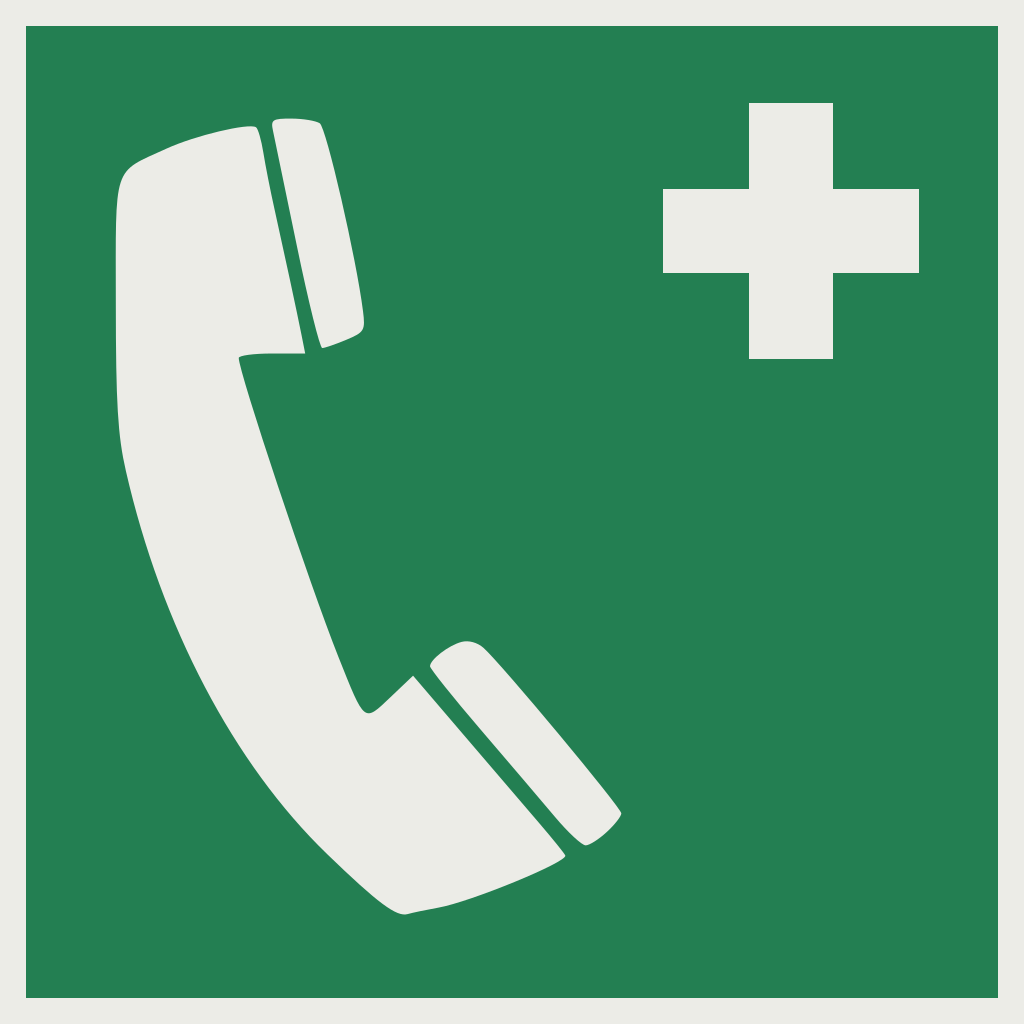
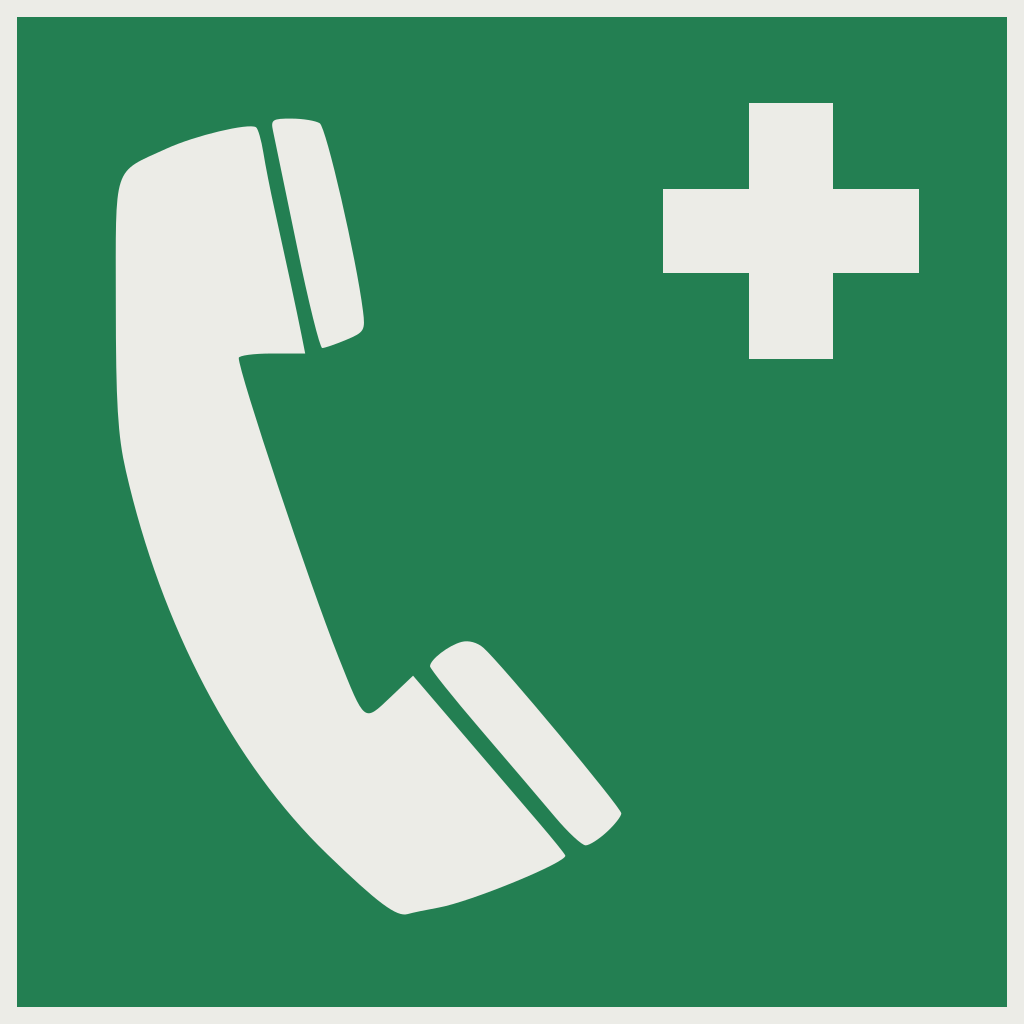
The second 1024px x 1024px image is a revision of the first. Changes to its layers:
painted on "Frame" over [17,17,1007,1007]
